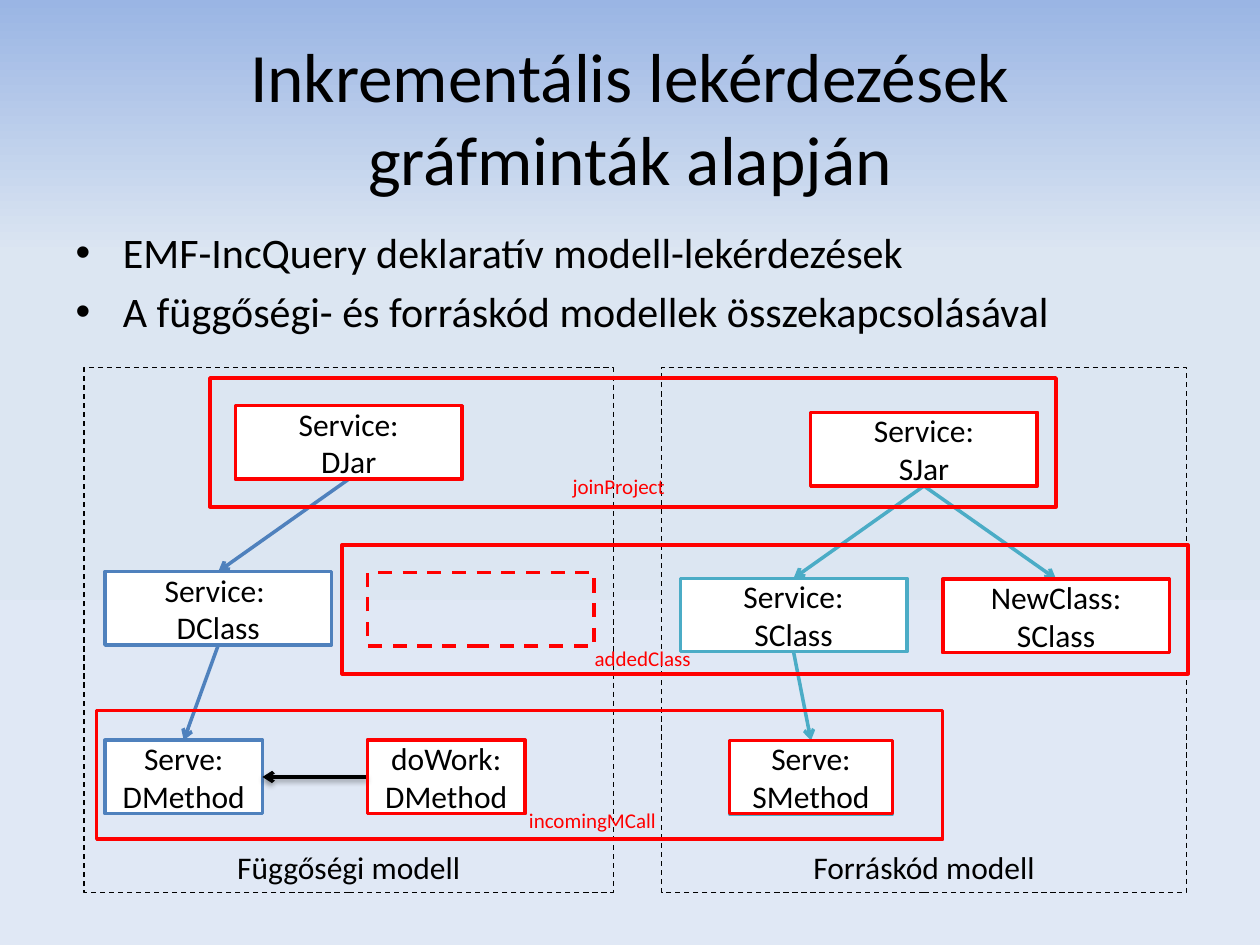
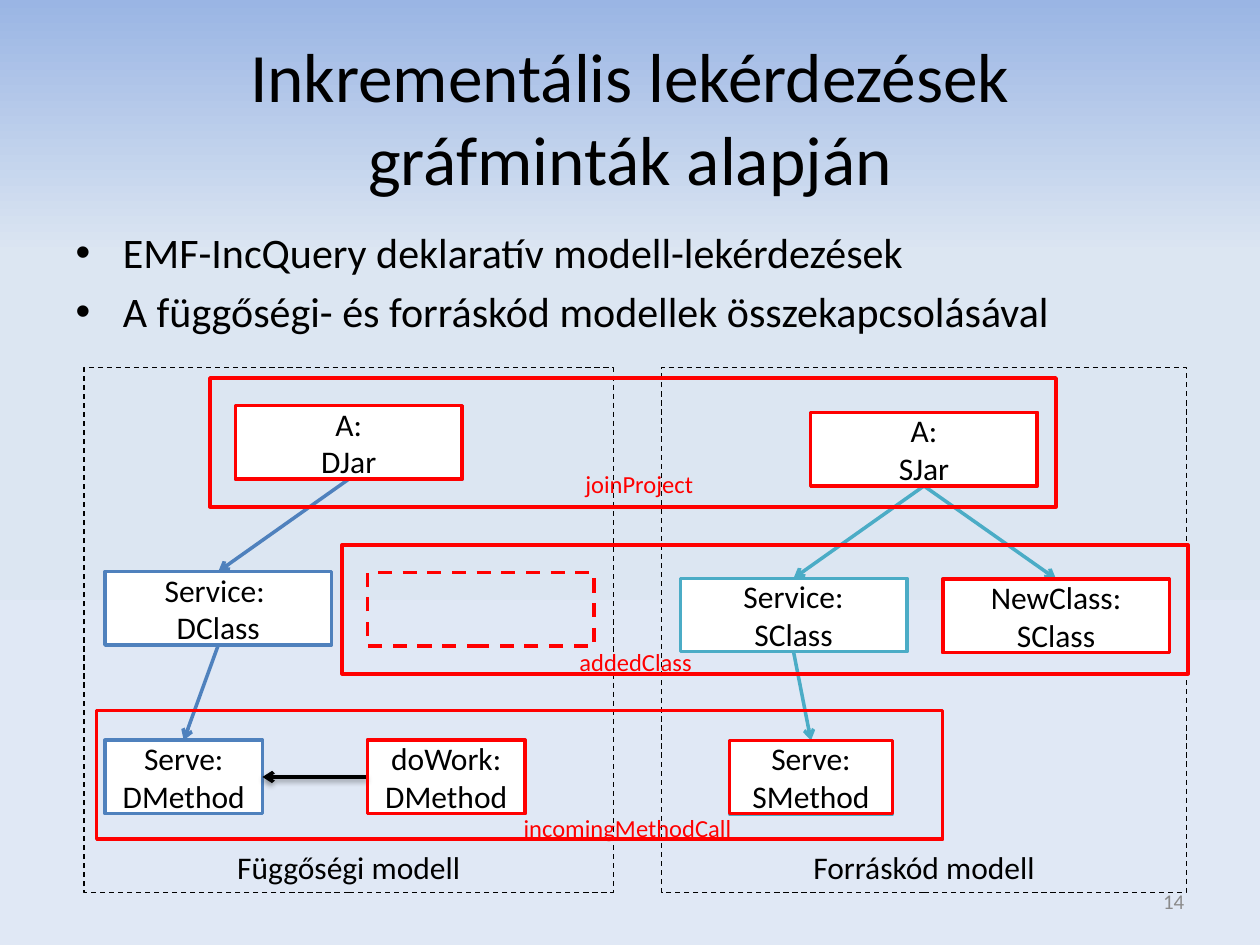
Before and after one commit to donat/incquery-deps, a slide deck: slide 14 of incquery-deps-documentation/presentation/tdk_pres_hu_v2.pptx (slide 13 before the commit). Drawn at 1260x945 pixels with LibreOffice and Linux fonts; fonts in the diff are those of the drawing. Boxes give left, top, right and bottom in pixels: in the first picture for what was removed or moved away, otherwise in the second. Text is boxed around its words. In the diff, an @@ line names an element or a change of style, - is before the commit and + after.

```diff
--- a/incquery-deps-documentation/presentation/tdk_pres_hu_v2.pptx
+++ b/incquery-deps-documentation/presentation/tdk_pres_hu_v2.pptx
@@ text in rectangle at (335, 415, 362, 437): text changed @@
-Service:
+A:
@@ text in rectangle at (911, 421, 938, 442): text changed @@
-Service:
+A:
@@ text "joinProject": place and size @@
-text "joinProject" at (573, 476, 665, 498)
+text "joinProject" at (585, 473, 693, 498)
@@ text "joinProject" at (585, 473, 693, 498): size 12 to 14 pt @@
@@ text "addedClass" at (579, 651, 691, 677): size 12 to 14 pt @@
@@ text "addedClass": place and size @@
-text "addedClass" at (595, 648, 691, 672)
+text "addedClass" at (579, 651, 691, 677)
@@ text at (524, 817, 732, 842): text changed; size 12 to 14 pt @@
-incomingMCall
+incomingMethodCall
@@ page number added at (1163, 892, 1184, 909), 12 pt, text #8C8C8C @@
+14
```
Also in this commit, not shown: 19 other slides changed, 2 slides added, 1 slide removed.
